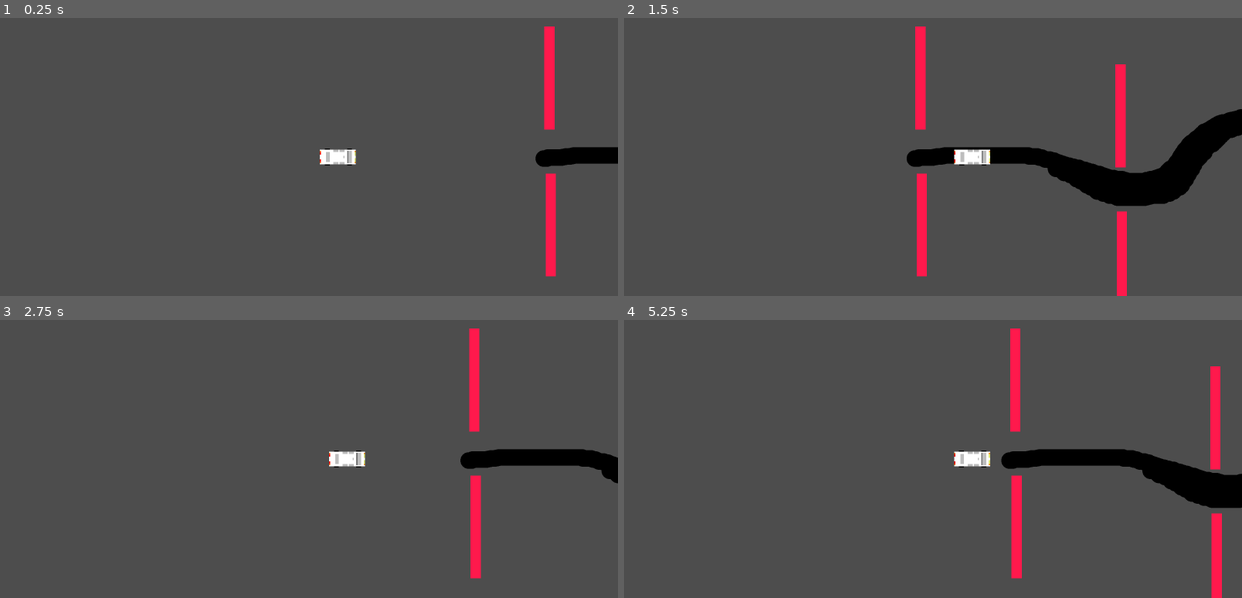
Above: before the commit, frames 1-4 (two rows, left to right).
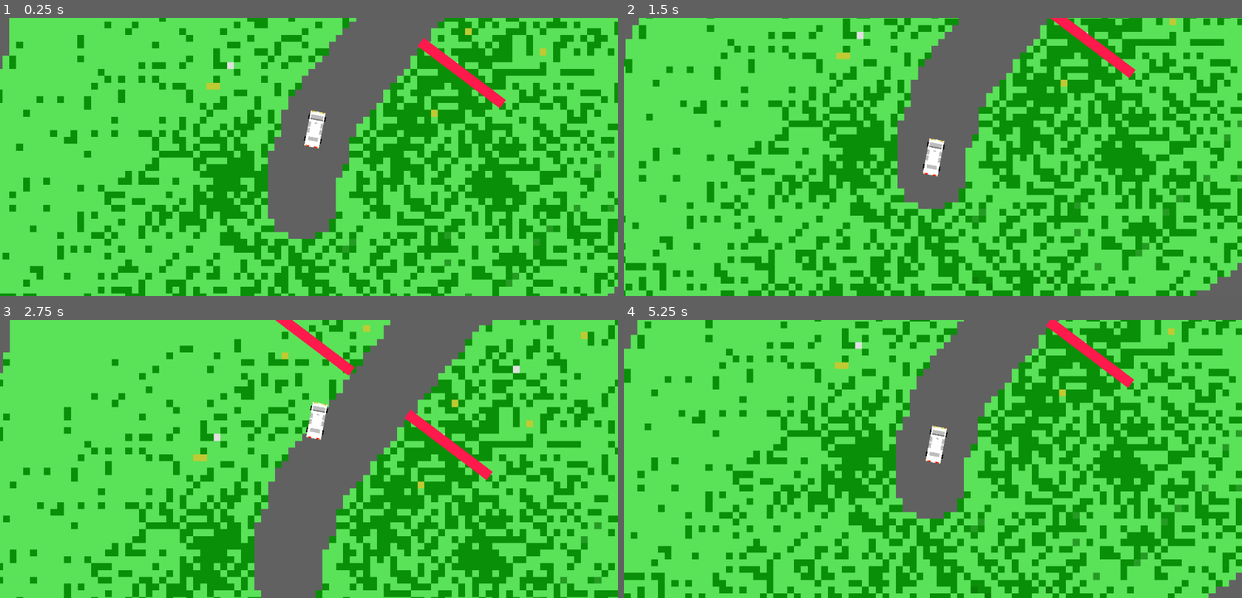
Above: after the commit, the same moments.

Repository: joyel24/TopDownCar
Game: Godot game, scene res://world.tscn
Same seed, same stepped clock (60 frames per second), same inputs: the game is played once before the commit and once after it. The engine's default icon, where the game draws it, is replaced by a stand-in: a white triangle on a blue panel in a dark square.
Inputs (mouse positions are in pixels of both pictures, inside the frame that each line leads up to):
- Up to frame 1 (0.25 s): no input
- Up to frame 2 (1.5 s): tap Enter (ui_accept) at 0.5, 0.77 s; move the mouse to (1068, 143) at 0.52 s; hold Right (ui_right) from 0.53 s (still down); click (1068, 143) at 0.67 s; move the mouse to (809, 170) at 1.27 s
- Up to frame 3 (2.75 s): tap Enter (ui_accept) at 1.52 s; move the mouse to (370, 397) at 2.02 s; release Right (ui_right) at 2.03 s; hold Left (ui_left) from 2.03 s (still down)
- Up to frame 4 (5.25 s): move the mouse to (902, 514) at 2.77 s; release Left (ui_left) at 2.78 s; hold Right (ui_right) 2.78-4.28 s; click (902, 514) at 2.92 s; tap Enter (ui_accept) at 3.02, 3.77, 4.52 s; move the mouse to (1118, 500) at 3.52 s; move the mouse to (747, 417) at 4.27 s; hold Left (ui_left) 4.28-5.03 s; move the mouse to (963, 459) at 5.02 s; hold Right (ui_right) from 5.03 s (still down); click (963, 459) at 5.17 s

The runs differ from the first frame. In frame 1, 90% of the frame differs, in the area x 0-100%, y 0-100%; in frame 2, 92%; in frame 3, 87%; in frame 4, 91%.

Commit message:
checkpoints grass

Diff:
--- a/WhiteCar2.gd
+++ b/WhiteCar2.gd
@@ -1,6 +1,6 @@
 extends CharacterBody2D
 
-const SPEED = 170.0
+const SPEED = 220.0
 const ROTATION_SPEED = 0.1
 
 var inertia = 0.0
--- /dev/null
+++ b/checkpoint.gd
@@ -0,0 +1,14 @@
+extends Node2D
+
+# Called when the node enters the scene tree for the first time.
+func _ready():
+	pass # Replace with function body.
+
+# Called every frame. 'delta' is the elapsed time since the previous frame.
+func _process(delta):
+	pass
+
+
+func _on_area_2d_body_entered(body):
+	Global.checkpoint_valid +=1
+	pass # Replace with function body.
--- /dev/null
+++ b/checkpoint.tscn
@@ -0,0 +1,16 @@
+[gd_scene load_steps=3 format=3 uid="uid://vvwm0fj3ix36"]
+
+[ext_resource type="Script" path="res://checkpoint.gd" id="1_wqwis"]
+
+[sub_resource type="RectangleShape2D" id="RectangleShape2D_bp8jp"]
+size = Vector2(20, 272)
+
+[node name="checkpoint" type="Node2D"]
+script = ExtResource("1_wqwis")
+
+[node name="Area2D" type="Area2D" parent="."]
+
+[node name="CollisionShape2D" type="CollisionShape2D" parent="Area2D"]
+shape = SubResource("RectangleShape2D_bp8jp")
+
+[connection signal="body_entered" from="Area2D" to="." method="_on_area_2d_body_entered"]
--- a/global.gd
+++ b/global.gd
@@ -2,3 +2,6 @@
 
 var wall_collision = false
 var rotate = 0
+var checkpoint_total = 0
+var checkpoint_valid = 0
+var reset=false
--- a/project.godot
+++ b/project.godot
@@ -21,9 +21,10 @@
 
 [display]
 
-window/size/viewport_width=2400
-window/size/viewport_height=1080
-window/size/mode=3
+window/size/viewport_width=1200
+window/size/viewport_height=540
+window/size/initial_position_type=0
+window/stretch/mode="viewport"
 
 [rendering]
 
--- a/wall.gd
+++ b/wall.gd
@@ -1,18 +1,17 @@
 extends Node2D
-
 
 # Called when the node enters the scene tree for the first time.
 func _ready():
+	Global.checkpoint_total += 1
 	pass # Replace with function body.
-
 
 # Called every frame. 'delta' is the elapsed time since the previous frame.
 func _process(delta):
 	pass
 
-
 func _on_area_2d_body_entered(body):
 	Global.wall_collision = true
+	Global.reset=true
 
 func _on_area_2d_body_exited(body):
 	Global.wall_collision = false
--- a/wall.tscn
+++ b/wall.tscn
@@ -1,6 +1,7 @@
-[gd_scene load_steps=3 format=3 uid="uid://bxjlkvbh1gbxs"]
+[gd_scene load_steps=4 format=3 uid="uid://bxjlkvbh1gbxs"]
 
 [ext_resource type="Script" path="res://wall.gd" id="1_7b4hr"]
+[ext_resource type="PackedScene" uid="uid://vvwm0fj3ix36" path="res://checkpoint.tscn" id="2_y2btr"]
 
 [sub_resource type="RectangleShape2D" id="RectangleShape2D_jgo14"]
 size = Vector2(40, 399)
@@ -8,18 +9,39 @@
 [node name="wall" type="Node2D"]
 script = ExtResource("1_7b4hr")
 
-[node name="ColorRect" type="ColorRect" parent="."]
-offset_left = -20.0
-offset_top = -200.0
-offset_right = 20.0
-offset_bottom = 200.0
-color = Color(1, 0.0980392, 0.298039, 1)
+[node name="checkpoint" parent="." instance=ExtResource("2_y2btr")]
 
 [node name="Area2D" type="Area2D" parent="."]
-position = Vector2(0, -0.5)
+position = Vector2(0, -344)
 
 [node name="CollisionShape2D" type="CollisionShape2D" parent="Area2D"]
+position = Vector2(0, 9)
 shape = SubResource("RectangleShape2D_jgo14")
+
+[node name="ColorRect" type="ColorRect" parent="Area2D"]
+offset_left = -20.0
+offset_top = -190.5
+offset_right = 20.0
+offset_bottom = 209.5
+color = Color(1, 0.0980392, 0.298039, 1)
+metadata/_edit_use_anchors_ = true
+
+[node name="Area2D2" type="Area2D" parent="."]
+position = Vector2(0, 328)
+
+[node name="CollisionShape2D" type="CollisionShape2D" parent="Area2D2"]
+position = Vector2(0, 9.5)
+shape = SubResource("RectangleShape2D_jgo14")
+
+[node name="ColorRect" type="ColorRect" parent="Area2D2"]
+offset_left = -20.0
+offset_top = -190.5
+offset_right = 20.0
+offset_bottom = 209.5
+color = Color(1, 0.0980392, 0.298039, 1)
+metadata/_edit_use_anchors_ = true
 
 [connection signal="body_entered" from="Area2D" to="." method="_on_area_2d_body_entered"]
 [connection signal="body_exited" from="Area2D" to="." method="_on_area_2d_body_exited"]
+[connection signal="body_entered" from="Area2D2" to="." method="_on_area_2d_body_entered"]
+[connection signal="body_exited" from="Area2D2" to="." method="_on_area_2d_body_exited"]
--- a/white_car.tscn
+++ b/white_car.tscn
@@ -4,7 +4,7 @@
 [ext_resource type="Texture2D" uid="uid://bba1va4bq2yh1" path="res://sprites/white_car.png" id="2_bcxao"]
 
 [sub_resource type="RectangleShape2D" id="RectangleShape2D_nwmae"]
-size = Vector2(42.3896, 12.0519)
+size = Vector2(28.8831, 12.0519)
 
 [node name="WhiteCar" type="CharacterBody2D"]
 texture_filter = 1
@@ -12,7 +12,7 @@
 script = ExtResource("1_bwpv8")
 
 [node name="CollisionShape2D" type="CollisionShape2D" parent="."]
-position = Vector2(0.831169, 0)
+position = Vector2(0.519481, 0)
 shape = SubResource("RectangleShape2D_nwmae")
 
 [node name="WhiteCar" type="Sprite2D" parent="."]
--- a/world.gd
+++ b/world.gd
@@ -1,22 +1,23 @@
 extends Node2D
-
 
 # Called when the node enters the scene tree for the first time.
 func _ready():
 	Global.rotate=0
+	if Global.reset==true:
+		Global.reset=false
+		Global.checkpoint_total = Global.checkpoint_total / 2
+		Global.checkpoint_valid = 0
 	pass # Replace with function body.
-
 
 # Called every frame. 'delta' is the elapsed time since the previous frame.
 func _process(delta):
+	print(str(Global.checkpoint_total)+" "+str(Global.checkpoint_valid))
 	pass
-
 
 func _on_area_2d_mouse_entered():
 	#print("t")
 	#Global.rotate = 1
 	pass # Replace with function body.
-
 
 func _on_area_2d_input_event(viewport, event, shape_idx):
 	#print("viewport "+str(viewport))x²
@@ -24,7 +25,6 @@
 	##print("shape_idx "+str(shape_idx))
 	#Global.rotate = 1
 	pass # Replace with function body.
-
 
 func _on_touch_screen_button_pressed():
 	Global.rotate = 1
--- a/world.tscn
+++ b/world.tscn
@@ -3,70 +3,98 @@
 [ext_resource type="Script" path="res://world.gd" id="1_2xlqq"]
 [ext_resource type="PackedScene" uid="uid://csbolk86m8qdh" path="res://white_car.tscn" id="2_8t5ck"]
 [ext_resource type="PackedScene" uid="uid://bxjlkvbh1gbxs" path="res://wall.tscn" id="4_fr41i"]
-[ext_resource type="Texture2D" uid="uid://cgt47que2h8ba" path="res://sprites/Sprite-0001.png" id="4_jo4sf"]
 [ext_resource type="Texture2D" uid="uid://csr7wpb0oc5hp" path="res://icon.svg" id="5_7tccj"]
+[ext_resource type="Texture2D" uid="uid://451bolmw2qv4" path="res://sprites/Sprite-0002.png" id="6_a1n2b"]
 
 [node name="world" type="Node2D"]
 script = ExtResource("1_2xlqq")
 
-[node name="wall" parent="." instance=ExtResource("4_fr41i")]
-position = Vector2(777, -113)
+[node name="Sprite-0002" type="Sprite2D" parent="."]
+texture_filter = 1
+position = Vector2(-287, 222)
+scale = Vector2(26.4056, 26.4056)
+texture = ExtResource("6_a1n2b")
 
-[node name="wall2" parent="." instance=ExtResource("4_fr41i")]
-position = Vector2(782, 458)
+[node name="walls" type="Node2D" parent="."]
 
-[node name="wall3" parent="." instance=ExtResource("4_fr41i")]
-position = Vector2(2947, -266)
+[node name="wall" parent="walls" instance=ExtResource("4_fr41i")]
+position = Vector2(269, 1652)
+rotation = 0.233973
 
-[node name="wall4" parent="." instance=ExtResource("4_fr41i")]
-position = Vector2(2952, 305)
+[node name="wall2" parent="walls" instance=ExtResource("4_fr41i")]
+position = Vector2(1408, 1856)
 
-[node name="wall5" parent="." instance=ExtResource("4_fr41i")]
-position = Vector2(2208, -259)
+[node name="wall3" parent="walls" instance=ExtResource("4_fr41i")]
+position = Vector2(2950, 1756)
+rotation = -0.297657
 
-[node name="wall6" parent="." instance=ExtResource("4_fr41i")]
-position = Vector2(2213, 312)
+[node name="wall4" parent="walls" instance=ExtResource("4_fr41i")]
+position = Vector2(4464, 873)
+rotation = -0.731301
 
-[node name="wall7" parent="." instance=ExtResource("4_fr41i")]
-position = Vector2(1554, 34)
+[node name="wall5" parent="walls" instance=ExtResource("4_fr41i")]
+position = Vector2(4716, -374)
+rotation = -1.65535
 
-[node name="wall8" parent="." instance=ExtResource("4_fr41i")]
-position = Vector2(1559, 605)
+[node name="wall6" parent="walls" instance=ExtResource("4_fr41i")]
+position = Vector2(4009, -1512)
+rotation = 0.821527
 
-[node name="Sprite-0001" type="Sprite2D" parent="."]
-position = Vector2(2203, 190)
-texture = ExtResource("4_jo4sf")
+[node name="wall7" parent="walls" instance=ExtResource("4_fr41i")]
+position = Vector2(2743, -2376)
+rotation = 0.370475
 
-[node name="wall9" parent="." instance=ExtResource("4_fr41i")]
-position = Vector2(3658, 32)
+[node name="wall8" parent="walls" instance=ExtResource("4_fr41i")]
+position = Vector2(-9124, 826)
+rotation = -0.922746
 
-[node name="wall10" parent="." instance=ExtResource("4_fr41i")]
-position = Vector2(3663, 603)
+[node name="wall9" parent="walls" instance=ExtResource("4_fr41i")]
+position = Vector2(-7316, -324)
+rotation = -0.37444
+
+[node name="wall10" parent="walls" instance=ExtResource("4_fr41i")]
+position = Vector2(-5069, -871)
+rotation = -0.126144
+
+[node name="wall11" parent="walls" instance=ExtResource("4_fr41i")]
+position = Vector2(-3426, -986)
+rotation = -0.0151878
+
+[node name="wall12" parent="walls" instance=ExtResource("4_fr41i")]
+position = Vector2(-2871, -790)
+rotation = 0.705403
+
+[node name="wall13" parent="walls" instance=ExtResource("4_fr41i")]
+position = Vector2(-1456, 505)
+rotation = 0.721706
 
 [node name="WhiteCar" parent="." instance=ExtResource("2_8t5ck")]
-position = Vector2(-252, 194)
+position = Vector2(-9475, 1511)
+rotation = -1.38307
 
 [node name="Camera2D" type="Camera2D" parent="WhiteCar"]
+position = Vector2(7.09596, -0.501915)
+zoom = Vector2(0.5, 0.5)
 position_smoothing_enabled = true
 rotation_smoothing_enabled = true
 
-[node name="CanvasLayer" type="CanvasLayer" parent="WhiteCar/Camera2D"]
+[node name="CanvasLayer" type="CanvasLayer" parent="WhiteCar"]
 
-[node name="TouchScreenButton" type="TouchScreenButton" parent="WhiteCar/Camera2D/CanvasLayer"]
+[node name="TouchScreenButton" type="TouchScreenButton" parent="WhiteCar/CanvasLayer"]
 modulate = Color(1, 1, 1, 0)
 top_level = true
-position = Vector2(1270, 9.99997)
+position = Vector2(614, -290)
 scale = Vector2(8.71875, 8.40625)
 texture_normal = ExtResource("5_7tccj")
 
-[node name="TouchScreenButton2" type="TouchScreenButton" parent="WhiteCar/Camera2D/CanvasLayer"]
+[node name="TouchScreenButton2" type="TouchScreenButton" parent="WhiteCar/CanvasLayer"]
 modulate = Color(1, 1, 1, 0)
 top_level = true
-position = Vector2(2.00012, 6)
+position = Vector2(-560, -260)
 scale = Vector2(8.71875, 8.40625)
 texture_normal = ExtResource("5_7tccj")
 
-[connection signal="pressed" from="WhiteCar/Camera2D/CanvasLayer/TouchScreenButton" to="." method="_on_touch_screen_button_pressed"]
-[connection signal="released" from="WhiteCar/Camera2D/CanvasLayer/TouchScreenButton" to="." method="_on_touch_screen_button_released"]
-[connection signal="pressed" from="WhiteCar/Camera2D/CanvasLayer/TouchScreenButton2" to="." method="_on_touch_screen_button_2_pressed"]
-[connection signal="released" from="WhiteCar/Camera2D/CanvasLayer/TouchScreenButton2" to="." method="_on_touch_screen_button_2_released"]
+[connection signal="pressed" from="WhiteCar/CanvasLayer/TouchScreenButton" to="." method="_on_touch_screen_button_pressed"]
+[connection signal="released" from="WhiteCar/CanvasLayer/TouchScreenButton" to="." method="_on_touch_screen_button_released"]
+[connection signal="pressed" from="WhiteCar/CanvasLayer/TouchScreenButton2" to="." method="_on_touch_screen_button_2_pressed"]
+[connection signal="released" from="WhiteCar/CanvasLayer/TouchScreenButton2" to="." method="_on_touch_screen_button_2_released"]
Binary file changed: sprites/Sprite-0001.png
Binary file added: sprites/Sprite-0002.png
Not shown, changed: export/gg.apk
